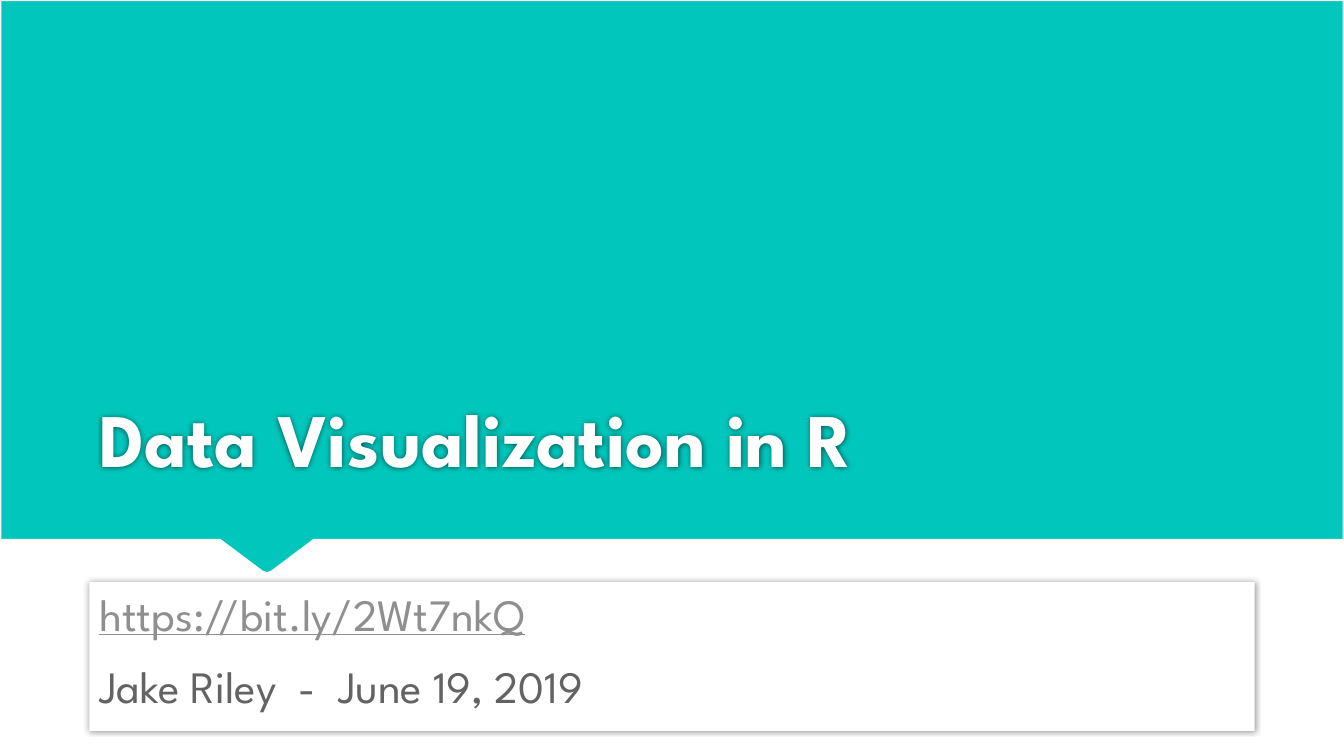
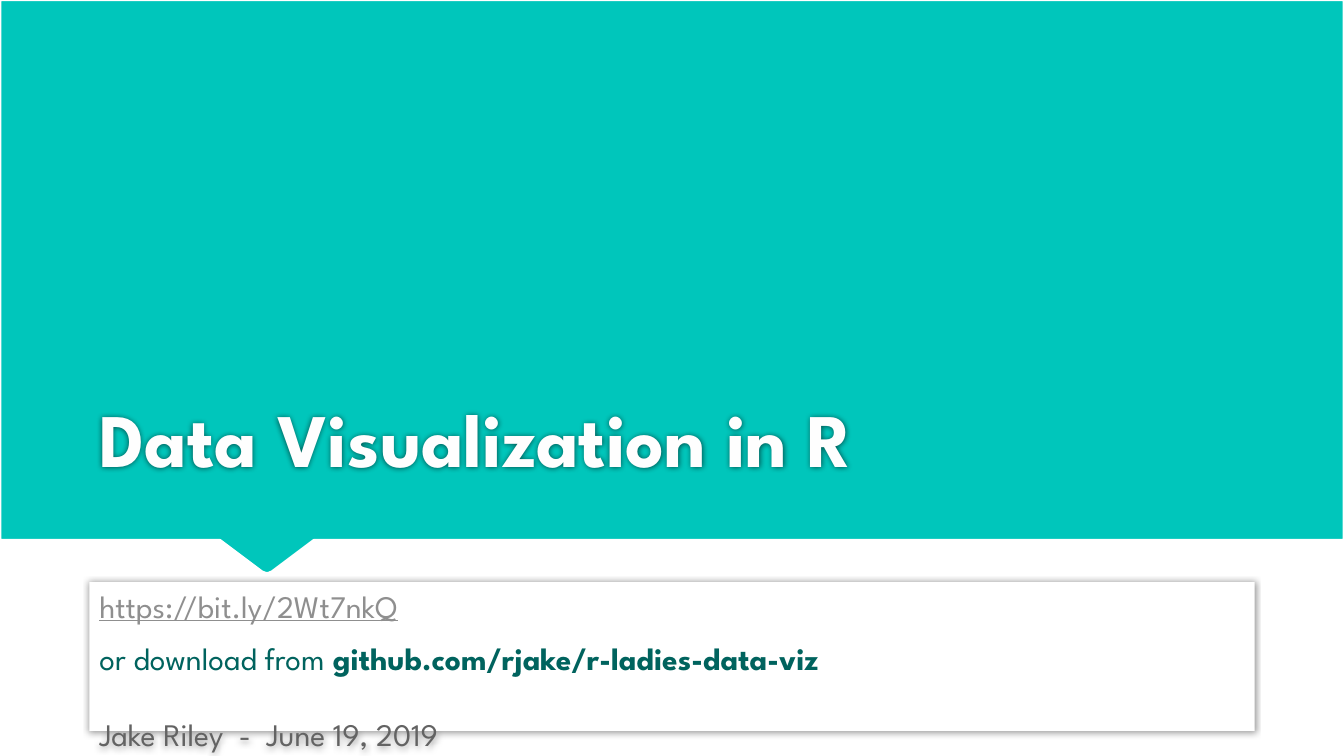
Before and after one commit to rjake/talks-and-presentations, a slide deck: slide 1 of data_viz_2019_06_19.pptx. Drawn at 1344x756 pixels with LibreOffice and Linux fonts; fonts in the diff are those of the drawing. Boxes give left, top, right and bottom in pixels: in the first picture for what was removed or moved away, otherwise in the second. Text is boxed around its words. In the diff, an @@ line names an element or a change of style, - is before the commit and + after.

Commit message:
Increase font size

```diff
--- a/data_viz_2019_06_19.pptx
+++ b/data_viz_2019_06_19.pptx
@@ subtitle at bbox=[99, 596, 397, 625]: size 32 to 22.4 pt in "https://bit.ly/2Wt7nkQ"; less space between paragraphs @@
@@ subtitle at bbox=[99, 648, 819, 753]: text changed; size 32 to 22.4 pt; text colour #636363 to #00635D @@
-Jake Riley - June 19, 2019
+or download from github.com/rjake/r-ladies-data-viz
+Jake Riley - June 19, 2019
```
Also in this commit, not shown: 36 other slides changed, 1 slide removed.
